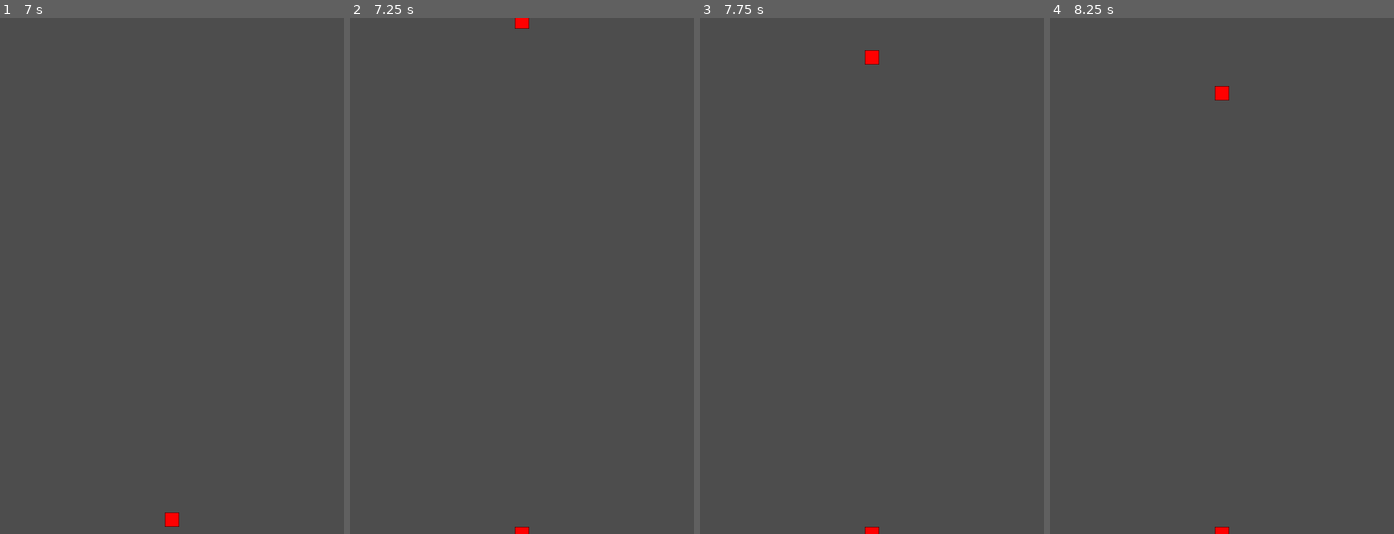
Above: before the commit, frames 1-4 (left to right).
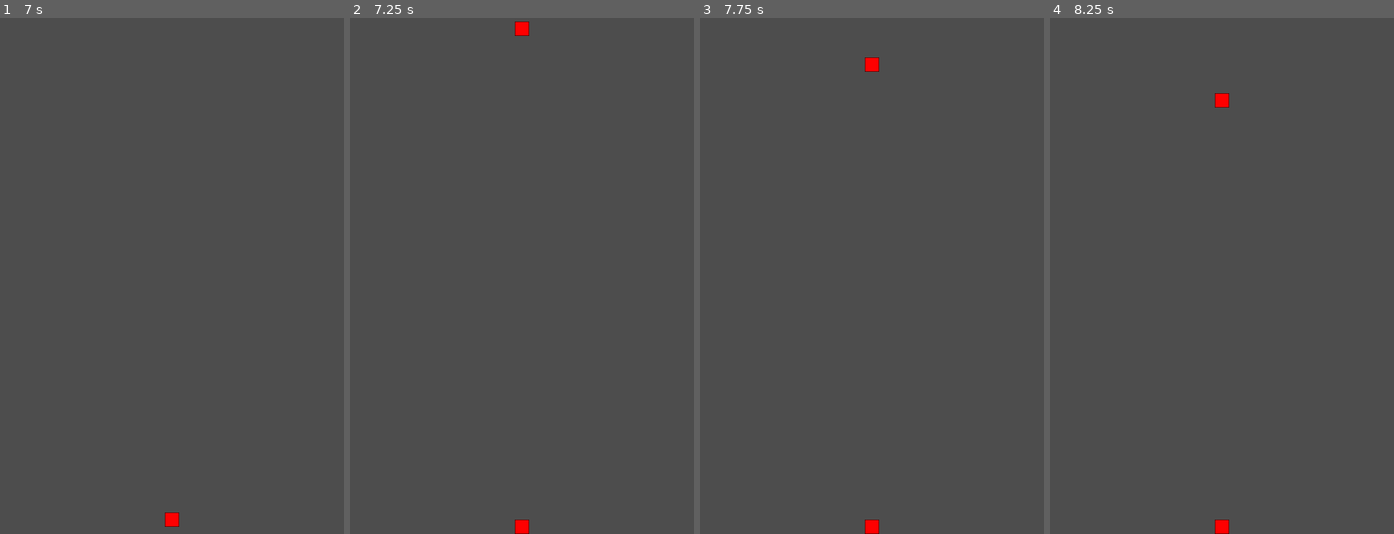
Above: after the commit, the same moments.

Repository: gturri/godot-test
Game: Godot game, scene res://test2-simplified-tetris-ish/test2Main.tscn
The game is run twice, just before and just after one commit, with the same random seed, the same clock (stepped at 60 frames per second) and the same inputs. The project has no main scene, so this scene is started directly.
Inputs:
- Up to frame 1 (7 s): tap Enter at 4.25 s
- Up to frame 2 (7.25 s): no input
- Up to frame 3 (7.75 s): no input
- Up to frame 4 (8.25 s): no input

Frame 1 is identical in both runs. In frame 2, 0.2% of the frame differs, in the area x 47-53%, y 0-100%; in frame 3, 0.2%, in the area x 47-53%, y 6-100%; in frame 4, 0.2%.

Commit message:
blocks pile up nicely

Diff:
--- a/test2-simplified-tetris-ish/block.gd
+++ b/test2-simplified-tetris-ish/block.gd
@@ -1,6 +1,8 @@
 extends Area2D
 
-signal reached_bottom
+signal overlap
+
+var size = 20 # must match the size of the collision box and the sprite
 
 # Called when the node enters the scene tree for the first time.
 func _ready():
@@ -11,5 +13,13 @@
 func _process(delta):
 	pass
 
+func get_position_of_upper_side():
+	return position.y - size / 2
+
+func get_position_of_lower_side():
+	return position.y + size / 2
+
+func set_position_of_lower_side(y):
+	position.y = y - size / 2
 func _on_area_entered(area):
-	reached_bottom.emit(self)
+	overlap.emit(self)
--- a/test2-simplified-tetris-ish/test2Main.gd
+++ b/test2-simplified-tetris-ish/test2Main.gd
@@ -3,6 +3,7 @@
 @export var block_scene: PackedScene
 
 var current_block
+var current_block_at_beginning_of_current_frame
 var viewport_size
 var vertical_speed = 100
 
@@ -12,21 +13,30 @@
 	new_current_block()
 
 func new_current_block():
-	if current_block:
-		current_block.reached_bottom.disconnect(on_current_block_reached_bottom)
 	current_block = block_scene.instantiate()
 	current_block.position.x = viewport_size.x / 2
 	current_block.position.y = 0
 	add_child(current_block)
 
-	current_block.reached_bottom.connect(on_current_block_reached_bottom)
+	current_block.overlap.connect(on_current_block_reached_bottom)
 
 # Called every frame. 'delta' is the elapsed time since the previous frame.
 func _process(delta):
+	current_block_at_beginning_of_current_frame = current_block
 	current_block.position.y += vertical_speed*delta
-	if current_block.position.y > viewport_size.y:
-		current_block.position.y = viewport_size.y
+	if current_block.get_position_of_lower_side() > viewport_size.y:
+		current_block.set_position_of_lower_side(viewport_size.y)
 		new_current_block()
 
-func on_current_block_reached_bottom(block):
+func on_current_block_reached_bottom(emitter_block):
+	# we will receive the signal twice (because the collision involves two blocks)
+	# but we should just handle it once.
+	# handling when it's emitted by an old block makes it more convenient to retrieve
+	# the position of its top
+
+	# nb: we don't test against "current_block" in case it was already re-assigned by the event sent
+	# by the other block (it would hence lead to handling the event twice)
+	if emitter_block == current_block_at_beginning_of_current_frame:
+		return
+	current_block.set_position_of_lower_side(emitter_block.get_position_of_upper_side())
 	new_current_block()
